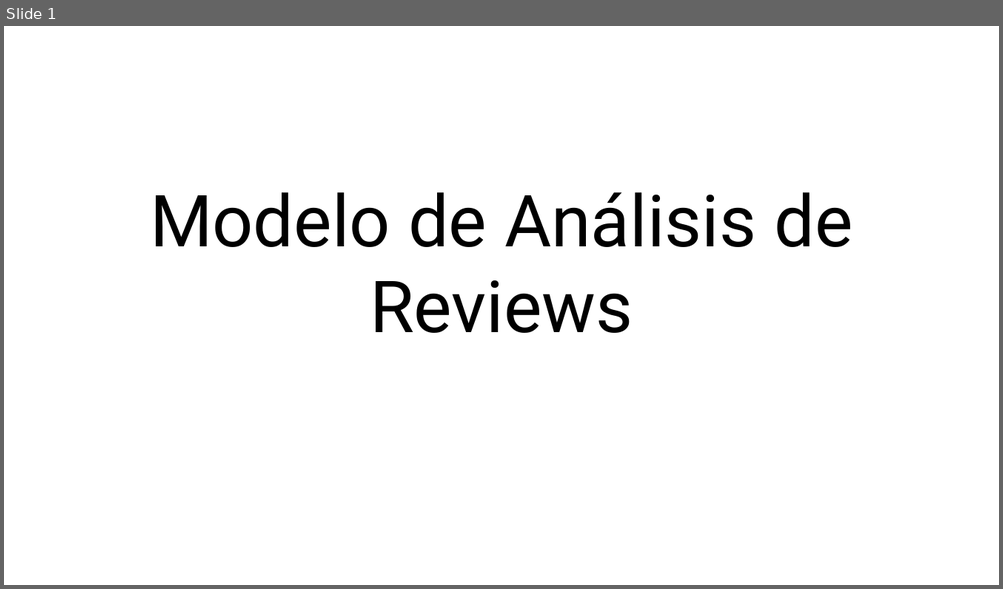
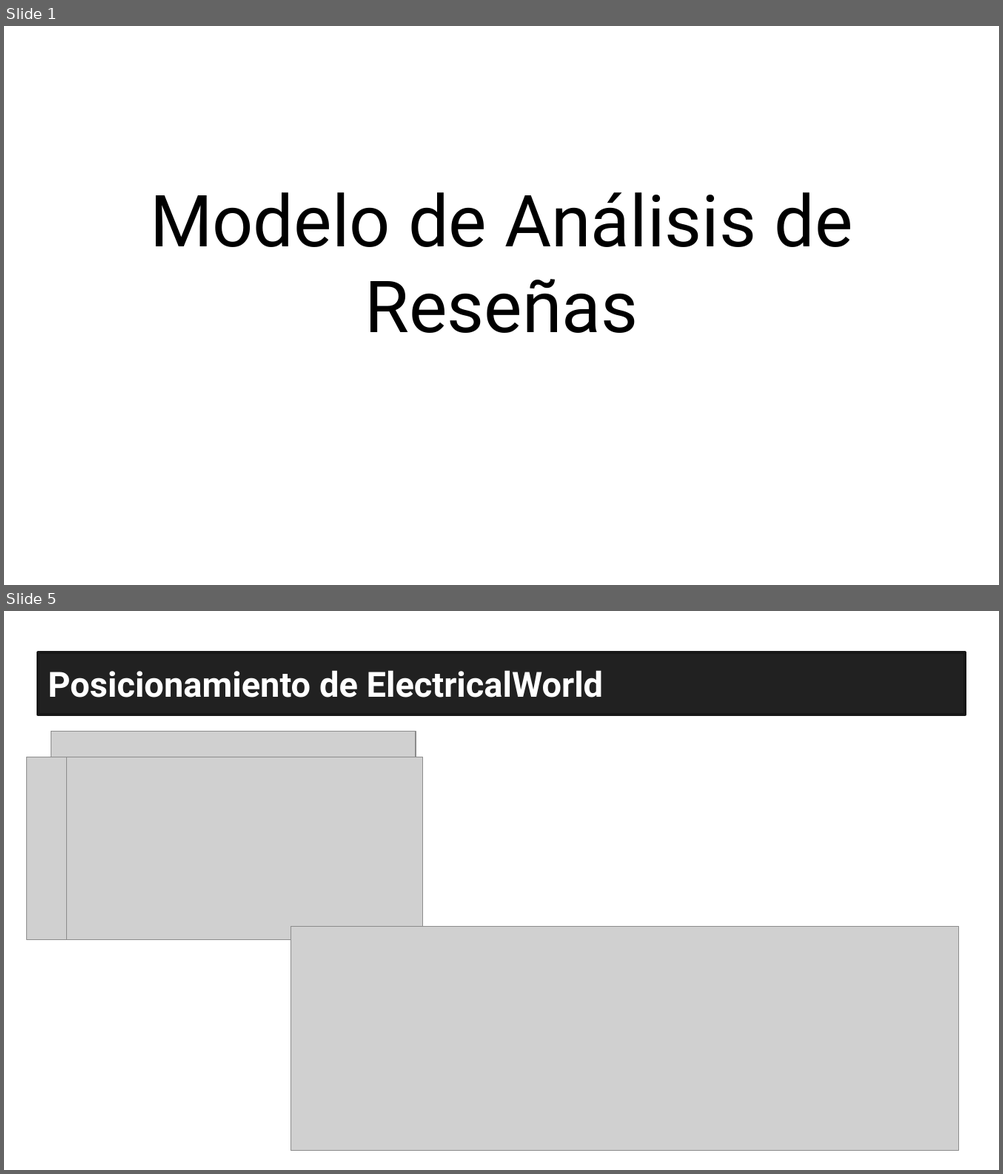
Before and after one commit to EnricPH/Evolve_NLP_Project, a slide deck: recursos/Presentación.pptx. Shown one above the other, each under a label of ours: slide 1 before the commit, slides 1 and 5 after it; the slides between them are not shown. The pictures are 1003x589 and 1003x1174 pixels, drawn with LibreOffice and Linux fonts; fonts in the diff are those of the drawing; grey boxes stand for pictures. Boxes give left, top, right and bottom in pixels: in the first picture for what was removed or moved away, otherwise in the second. Text is boxed around its words. In the diff, an @@ line names an element or a change of style, - is before the commit and + after.

```diff
--- a/recursos/Presentación.pptx
+++ b/recursos/Presentación.pptx
@@ slide 5 added at (4, 611, 999, 1170), background #FFFFFF @@
@@ title added at (48, 670, 603, 698), 25.2 pt, text #FFFFFF, bold @@
+Posicionamiento de ElectricalWorld
@@ picture added at (51, 732, 415, 758) @@
@@ picture added at (27, 758, 408, 940) @@
@@ picture added at (67, 758, 423, 940) @@
@@ picture added at (290, 926, 958, 1150) @@
@@ slide 1 changed as well @@
@@ title at (150, 192, 852, 333): text changed @@
-Modelo de Análisis de Reviews
+Modelo de Análisis de Reseñas
```
Also in this commit, not shown: 1 other slide changed, 5 other slides added, 5 slides removed, 3 other files.
